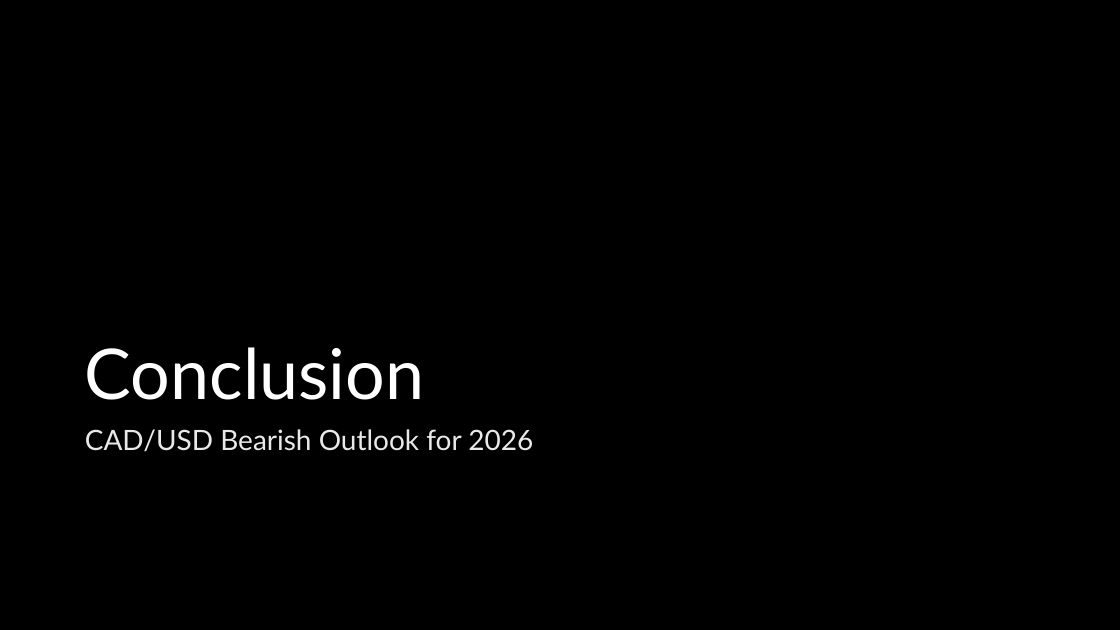
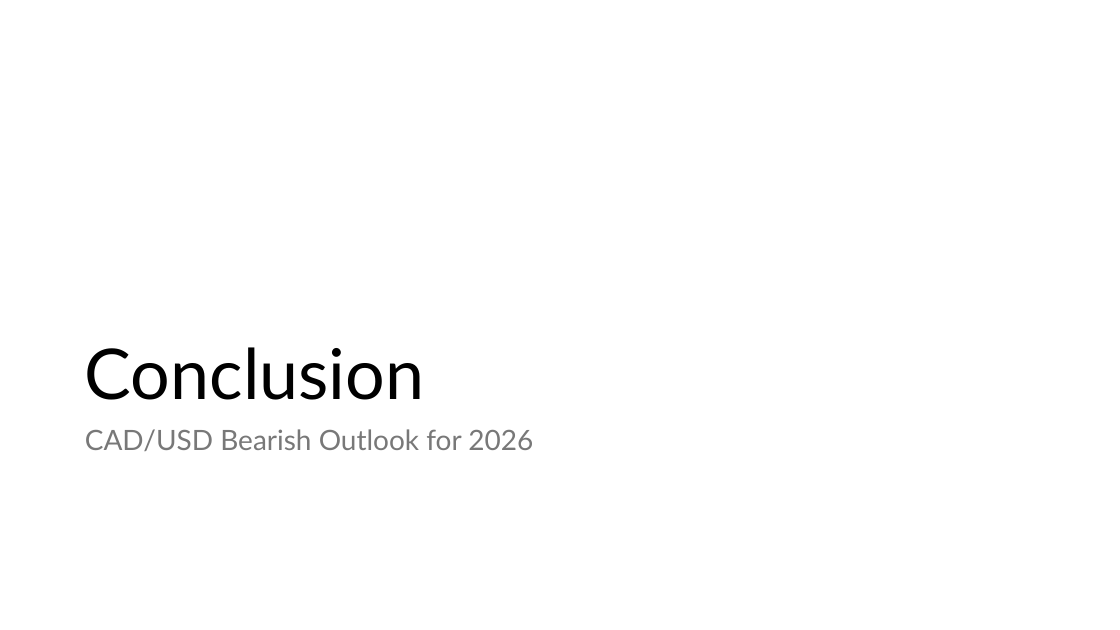
Before and after one commit to mahdi-ghafarian/time-series, a slide deck: slide 28 of borderland/1-cadusd/Presentation/CADUSD.pptx (slide 24 before the commit). Drawn at 1120x630 pixels with LibreOffice and Linux fonts; fonts in the diff are those of the drawing. Boxes give left, top, right and bottom in pixels: in the first picture for what was removed or moved away, otherwise in the second. Text is boxed around its words. In the diff, an @@ line names an element or a change of style, - is before the commit and + after.

```diff
--- a/borderland/1-cadusd/Presentation/CADUSD.pptx
+++ b/borderland/1-cadusd/Presentation/CADUSD.pptx
@@ background #000000 to #FFFFFF @@
@@ title "Conclusion" at (x1=85, y1=347, x2=425, y2=400): text colour #FFFFFF to #000000 @@
@@ text "CAD/USD Bearish Outlook for 2026" at (x1=85, y1=429, x2=533, y2=451): text colour #EAEAEA to #797979 @@
```
Also in this commit, not shown: 24 other slides changed, 4 slides added, 2 other files.
